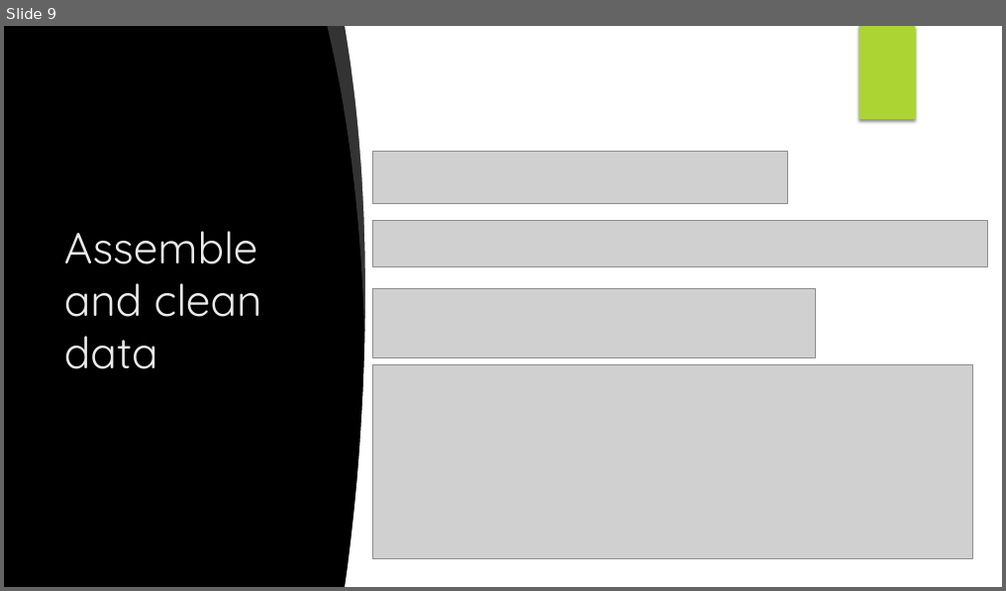
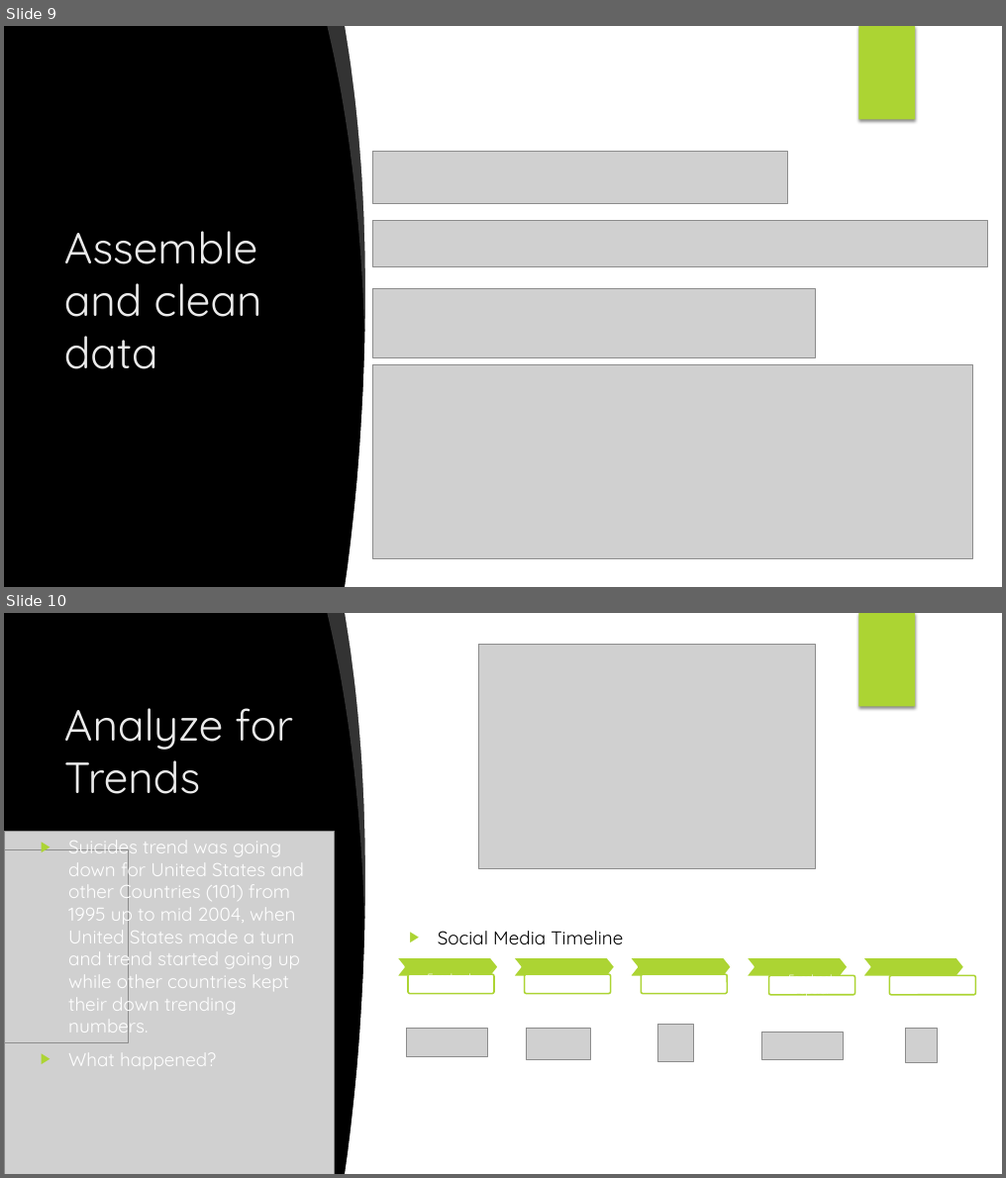
Before and after one commit to ludmilagd/SocialMediaUsageImpact, a slide deck: SocialMediaSuicideRate.pptx. Shown one above the other, each under a label of ours: slide 9 before the commit, slides 9 and 10 after it. The pictures are 1006x591 and 1006x1178 pixels, drawn with LibreOffice and Linux fonts; fonts in the diff are those of the drawing; grey boxes stand for pictures; background and template pictures are left out. Boxes give left, top, right and bottom in pixels: in the first picture for what was removed or moved away, otherwise in the second. Text is boxed around its words. In the diff, an @@ line names an element or a change of style, - is before the commit and + after.

```diff
--- a/SocialMediaSuicideRate.pptx
+++ b/SocialMediaSuicideRate.pptx
@@ slide 10 added at [4, 613, 1002, 1174], background picture (left out) @@
@@ freeform shape added at [328, 613, 373, 917], fill #FFFFFF at 20% opacity @@
@@ freeform shape added at [345, 613, 455, 1174], fill #FFFFFF @@
@@ rectangle added at [383, 613, 1002, 1174], fill #FFFFFF @@
@@ picture added at [659, 613, 790, 707] @@
@@ rectangle added at [858, 613, 915, 707], fill #ACD433 @@
@@ rectangle added at [859, 613, 915, 707], fill #ACD433 @@
@@ picture added at [478, 645, 816, 869] @@
@@ title added at [64, 708, 293, 794], 42 pt, text #EBEBEB @@
+Analyze for Trends
@@ picture added at [4, 832, 334, 1174] @@
@@ picture added at [4, 850, 129, 1044] @@
@@ text added at [68, 841, 304, 1069], 18 pt, text #FFFFFF @@
+▶ Suicides trend was going down for United States and other Countries (101) from 1995 up to mid 2004, when United States made a turn and trend started going up while other countries kept their down trending numbers.
+▶ What happened?
@@ group added at [396, 931, 976, 1062]: 5 texts, 5 chevrons, 5 rounded rectangles, 5 pictures @@
+▶ Social Media Timeline
+Facebook Started
+YouTube
+Twitter
+Facebook Popular
@@ picture added at [709, 1112, 790, 1174] @@
```
Also in this commit, not shown: 3 slides changed, 4 other slides added, 1 other file.
